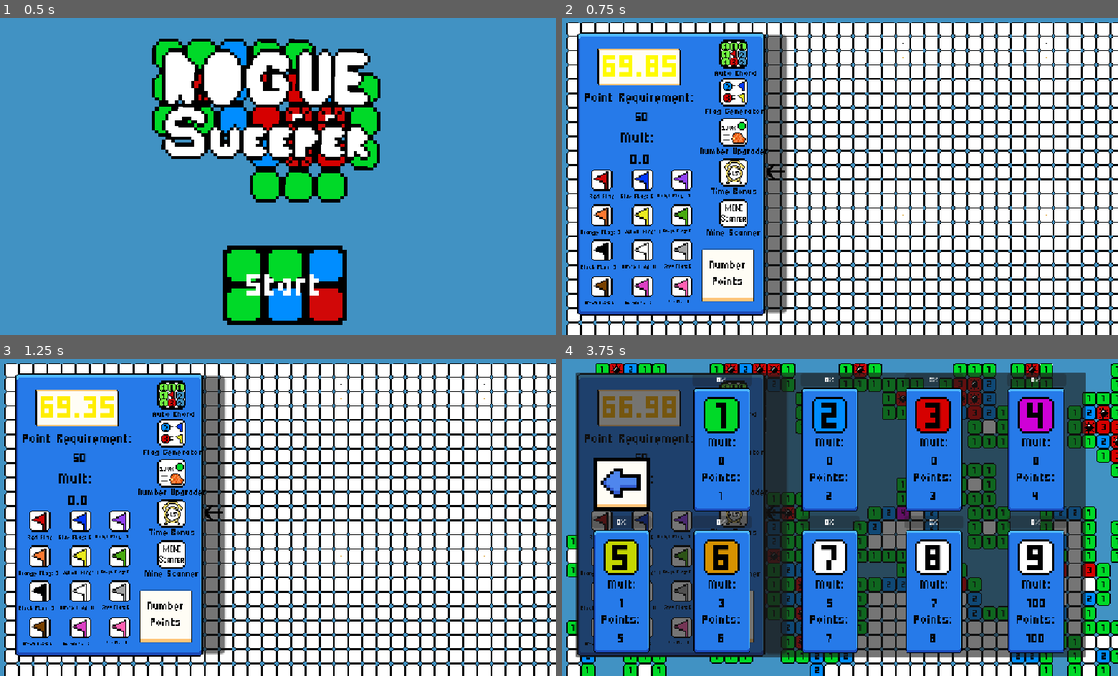
Above: before the commit, frames 1-4 (two rows, left to right).
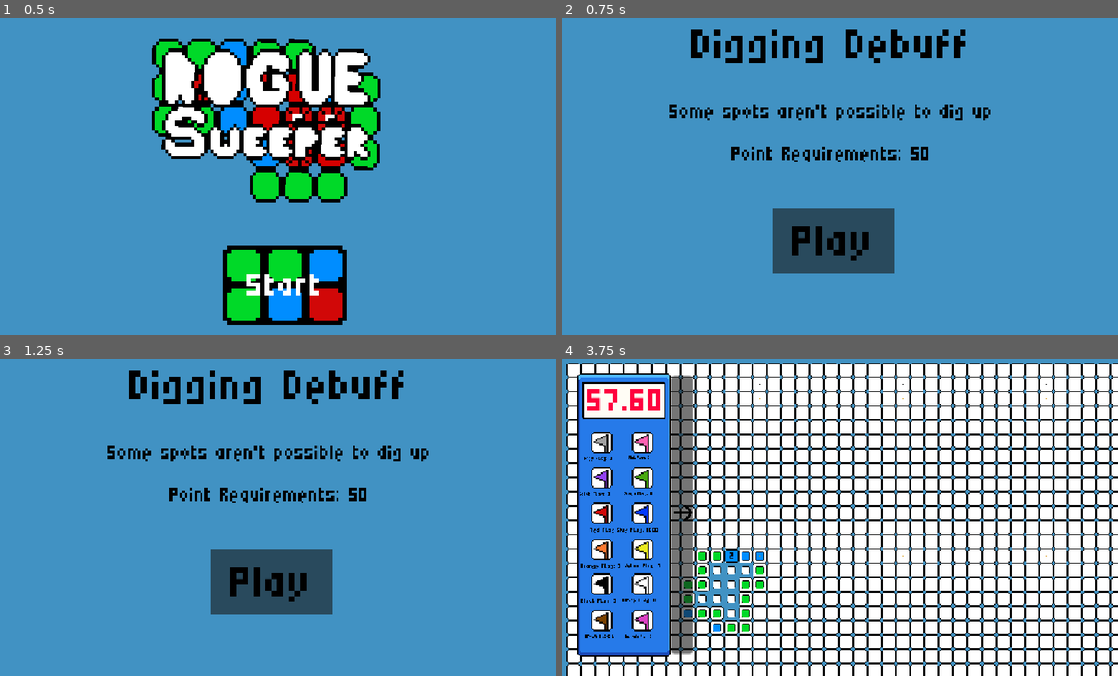
Above: after the commit, the same moments.

Repository: kirchemz/Mogue-Sweeper
Game: Godot game, scene res://World/title_screen.tscn
Two runs of this game, one before a commit and one after it. Both use one fixed random seed, a clock stepped at 60 frames per second and the inputs below.
Inputs (mouse positions are in pixels of both pictures, inside the frame that each line leads up to; where the layout moved, square brackets give the same spot in the first picture):
- Up to frame 1 (0.5 s): no input
- Up to frame 2 (0.75 s): click "Start" at 0.5 s
- Up to frame 3 (1.25 s): no input
- Up to frame 4 (3.75 s): click (834, 580) [773, 514] at 1.25 s; click (773, 514) [684, 514] at 2 s; click (734, 555) at 2.75 s, where only the run before the commit has a clickable "Mine Scanner"; click (728, 615) at 3.52 s

Frame 1 is identical in both runs. In frame 2, 94% of the frame differs, in the area x 0-100%, y 1-100%; in frame 3, 94%; in frame 4, 84%.

Commit message:
Abilities: Double Trouble. Levels: Point b & db, Money b & db, Flag db, Dig db

Diff:
--- a/Abilities.gd
+++ b/Abilities.gd
@@ -36,6 +36,18 @@
 		"price" : 100,
 		"img" : preload("res://Sprites/Mine Scanner.png"),
 		"rarity" : 20
+	},
+	"double_trouble" : {
+		"name" : "Double Trouble",
+		"price" : 100,
+		"img" : preload("res://Sprites/Double Trouble.png"),
+		"rarity" : 20
+	},
+	"money_sweeper" : {
+		"name" : "Money Sweeper",
+		"price" : 100,
+		"img" : preload("res://Sprites/Ability Base.png"),
+		"rarity" : 20
 	}
 }
 
@@ -62,11 +74,11 @@
 }
 
 # All variables relating to abilites
-var auto_chord : bool = true
+var auto_chord : bool = false
 var auto_chord_active : bool = false
-var time_bonus : bool = true
-var flag_generator : bool = true
-var number_upgrader : bool = true
+var time_bonus : bool = false
+var flag_generator : bool = false
+var number_upgrader : bool = false
 var ones_cleared : int = 0
 var twos_cleared : int = 0
 var threes_cleared : int = 0
@@ -76,15 +88,14 @@
 var sevens_cleared : int = 0
 var eights_cleared : int = 0
 var nines_cleared : int = 0
-var mine_scanner : bool = true
-var mine_scanner_level : int = 100
+var mine_scanner : bool = false
+var mine_scanner_level : int = 1
 var mine_lure : bool = false
+var double_trouble : bool = false
+var safe_start : bool = false
+var money_sweeper : bool = false
+var casecade_count : int = 0
 
 func _ready() -> void:
-	ability_one = ability_stock.mine_scanner
-	ability_two = ability_stock.time_bonus
-	ability_three = ability_stock.number_upgrader
-	ability_four = ability_stock.flag_generator
-	ability_five = ability_stock.auto_chord
 	for ability in ability_stock.values():
 		ability_options.append(ability)
--- a/Cell/cell.gd
+++ b/Cell/cell.gd
@@ -20,6 +20,8 @@
 var point_bonus : int = 0
 var find_points : bool = false
 var bombs_around_set : bool = false
+var scanned : bool = false
+var got_points : bool = false
 
 # Funtion to set the cell as a bomb
 func bomb():
@@ -28,6 +30,15 @@
 
 # Runs every frame
 func _process(delta: float) -> void:
+	# Mine Scanner
+	if scanned:
+		if is_bomb:
+			bomb_tex = flag_tex
+			flagged = true
+			is_hidden = true
+		else:
+			flagged = false
+			is_hidden = false
 	# Tells the cell how many points it earns
 	if bombs_around_set:
 		if not find_points:
@@ -35,28 +46,28 @@
 				point_bonus += Globals.ones_points.points
 				mult += Globals.ones_points.mult
 			if bombs_around == 2:
-				point_bonus += Globals.ones_points.points
+				point_bonus += Globals.twos_points.points
 				mult += Globals.twos_points.mult
 			if bombs_around == 3:
-				point_bonus += Globals.ones_points.points
+				point_bonus += Globals.threes_points.points
 				mult += Globals.threes_points.mult
 			if bombs_around == 4:
-				point_bonus += Globals.ones_points.points
+				point_bonus += Globals.fours_points.points
 				mult += Globals.fours_points.mult
 			if bombs_around == 5:
-				point_bonus += Globals.ones_points.points
+				point_bonus += Globals.fives_points.points
 				mult += Globals.fives_points.mult
 			if bombs_around == 6:
-				point_bonus += Globals.ones_points.points
+				point_bonus += Globals.sixes_points.points
 				mult += Globals.sixes_points.mult
 			if bombs_around == 7:
-				point_bonus += Globals.ones_points.points
+				point_bonus += Globals.sevens_points.points
 				mult += Globals.sevens_points.mult
 			if bombs_around == 8:
-				point_bonus += Globals.ones_points.points
+				point_bonus += Globals.eights_points.points
 				mult += Globals.eights_points.mult
 			if bombs_around == 9:
-				point_bonus += Globals.ones_points.points
+				point_bonus += Globals.nines_points.points
 				mult += Globals.nines_points.mult
 			find_points = true
 	# Sets the world
@@ -214,6 +225,7 @@
 # Funtion to find out how many bombs around the cell were flagged - used in point count()
 func flagged_bombs_around():
 	var cell_instance = self
+	scanned = false
 
 	var xc = -1
 	var yc = -1
@@ -240,6 +252,7 @@
 							Globals.point_mult += 1
 						Globals.points += (point_bonus * self_mult)
 						Globals.mult += mult
+						got_points = true
 	if not unflagged_bomb_around() and flag_around() == bombs_around:
 		if Abilities.flag_generator:
 			if bombs_around == 2:
@@ -298,3 +311,12 @@
 				if Abilities.nines_cleared >= 1:
 					Abilities.nines_cleared = 0
 					Globals.upgrade_nines()
+
+func white_out():
+	var white_out_tween = create_tween()
+	white_out_tween.tween_property($Sprite2D2, "modulate:a", 1, 0.4)
+	white_out_tween.play()
+	await white_out_tween.finished
+	var white_out_reverse = create_tween()
+	white_out_reverse.tween_property($Sprite2D2, "modulate:a", 0, 0.4)
+	white_out_reverse.play()
--- a/Cell/cell.tscn
+++ b/Cell/cell.tscn
@@ -3,6 +3,7 @@
 [ext_resource type="Texture2D" uid="uid://b23fm07p45j6g" path="res://Sprites/Cell.png" id="1_37gha"]
 [ext_resource type="Script" uid="uid://bd2nticlmei8x" path="res://Cell/cell.gd" id="1_pf11k"]
 [ext_resource type="FontFile" uid="uid://0vjhpaedikvh" path="res://Misc/Micro5-Regular.ttf" id="3_ycduu"]
+[ext_resource type="Texture2D" uid="uid://drhfi6fb32wn6" path="res://Sprites/White Out Cell.png" id="4_wh31u"]
 
 [sub_resource type="RectangleShape2D" id="RectangleShape2D_0rlat"]
 size = Vector2(16, 16)
@@ -57,5 +58,9 @@
 [node name="CollisionShape2D" type="CollisionShape2D" parent="." unique_id=1656142916]
 shape = SubResource("RectangleShape2D_0rlat")
 
+[node name="Sprite2D2" type="Sprite2D" parent="." unique_id=919471134]
+modulate = Color(1, 1, 1, 0)
+texture = ExtResource("4_wh31u")
+
 [connection signal="mouse_entered" from="." to="." method="_on_mouse_entered"]
 [connection signal="mouse_exited" from="." to="." method="_on_mouse_exited"]
--- a/Globals.gd
+++ b/Globals.gd
@@ -59,27 +59,27 @@
 
 # All flag variables
 var red_flag_active: bool = true
-var blue_flags : int = false
+var blue_flags : int = 1000
 var blue_flag_active : bool = false
-var violet_flags : int = false
+var violet_flags : int = 0
 var violet_flag_active : bool = false
-var orange_flags : int = false
+var orange_flags : int = 0
 var orange_flag_active : bool = false
-var green_flags : int = false
+var green_flags : int = 0
 var green_flag_active : bool = false
-var black_flags : int = false
+var black_flags : int = 0
 var black_flag_active : bool = false
-var white_flags : int = false
+var white_flags : int = 0
 var white_flag_active : bool = false
-var grey_flags : int = false
+var grey_flags : int = 0
 var grey_flag_active : bool = false
-var brown_flags : int = false
+var brown_flags : int = 0
 var brown_flag_active : bool = false
-var yellow_flags : int = false
+var yellow_flags : int = 0
 var yellow_flag_active : bool = false
-var pink_flags : int = false
+var pink_flags : int = 0
 var pink_flag_active : bool = false
-var magenta_flags : int = false
+var magenta_flags : int = 0
 var magenta_flag_active : bool = false
 
 # Funtions for activating one flag and disabling all others
--- /dev/null
+++ b/Levels.gd
@@ -0,0 +1,66 @@
+extends Node
+
+var money_mult : float = 1
+var points_mult : float = 1
+var flags_active : bool = true
+var digging_debuff : bool = false
+var chosen_level
+
+var level_options : Array
+
+var levels : Dictionary = {
+	"money_db" : {
+		"name" : "Money Debuff",
+		"description" : "Currency gained at the end of the round is multiplied by 0.5"
+	},
+	"money_b" : {
+		"name" : "Money Buff",
+		"description" : "Currency gained at the end of the round is multiplied by 1.5"
+	},
+	"point_db" : {
+		"name" : "Point Debuff",
+		"description" : "Total Points gained at the end of the round are multiplied by 0.5"
+	},
+	"point_b" : {
+		"name" : "Point Buff",
+		"description" : "Total Points gained at the end of the round are multiplied by 1.5"
+	},
+	"flag_db" : {
+		"name" : "Flag Debuff",
+		"description" : "All flags other then the red flag are disabled"
+	},
+	"dig_db" : {
+		"name" : "Digging Debuff",
+		"description" : "Some spots aren't possible to dig up"
+	}
+}
+
+func _ready() -> void:
+	level_options = [levels.money_db, levels.money_b, levels.point_db, levels.point_b, levels.flag_db, levels.dig_db]
+
+func choose_level():
+	chosen_level = level_options[randi() % level_options.size()]
+
+func _process(_delta: float) -> void:
+	if not flags_active:
+		Globals.activate_red()
+	if chosen_level == levels.money_db:
+		money_mult = 0.5
+	elif chosen_level == levels.money_b:
+		money_mult = 1.5
+	else:
+		money_mult = 1
+	if chosen_level == levels.point_db:
+		points_mult = 0.5
+	elif chosen_level == levels.point_b:
+		points_mult = 1.5
+	else:
+		points_mult = 1
+	if chosen_level == levels.flag_db:
+		flags_active = false
+	else:
+		flags_active = true
+	if chosen_level == levels.dig_db:
+		digging_debuff = true
+	else:
+		digging_debuff = false
--- /dev/null
+++ b/World/level_selection.gd
@@ -0,0 +1,16 @@
+extends Node2D
+
+var level : Dictionary
+
+func _ready() -> void:
+	Levels.choose_level()
+
+func _process(delta: float) -> void:
+	level = Levels.chosen_level
+	$Label.text = level.name
+	$Label2.text = level.description
+	$Label3.text = "Point Requirements: " + str(Globals.level_requirement)
+
+
+func _on_button_pressed() -> void:
+	get_tree().change_scene_to_file("res://World/world.tscn")
--- /dev/null
+++ b/World/level_selection.tscn
@@ -0,0 +1,52 @@
+[gd_scene format=3 uid="uid://dkv3nmf74smar"]
+
+[ext_resource type="FontFile" uid="uid://0vjhpaedikvh" path="res://Misc/Micro5-Regular.ttf" id="1_dfuv8"]
+[ext_resource type="Script" uid="uid://c0410f2mgqjke" path="res://World/level_selection.gd" id="1_rrkg4"]
+
+[node name="Level Selection" type="Node2D" unique_id=101460984]
+script = ExtResource("1_rrkg4")
+
+[node name="Label" type="Label" parent="." unique_id=264821934]
+offset_right = 5434.0107
+offset_bottom = 597.0
+scale = Vector2(0.2119981, 0.21107033)
+theme_override_colors/font_color = Color(0, 0, 0, 1)
+theme_override_fonts/font = ExtResource("1_dfuv8")
+theme_override_font_sizes/font_size = 596
+text = "Point Debuff"
+horizontal_alignment = 1
+
+[node name="Label2" type="Label" parent="." unique_id=1255276944]
+offset_top = 170.0
+offset_right = 12286.766
+offset_bottom = 767.0
+scale = Vector2(0.09375943, 0.09334911)
+theme_override_colors/font_color = Color(0, 0, 0, 1)
+theme_override_fonts/font = ExtResource("1_dfuv8")
+theme_override_font_sizes/font_size = 596
+text = "Total Points are multiplied by 0.5"
+horizontal_alignment = 1
+
+[node name="Label3" type="Label" parent="." unique_id=1007748860]
+offset_top = 255.0
+offset_right = 12286.766
+offset_bottom = 852.0
+scale = Vector2(0.09375943, 0.09334911)
+theme_override_colors/font_color = Color(0, 0, 0, 1)
+theme_override_fonts/font = ExtResource("1_dfuv8")
+theme_override_font_sizes/font_size = 596
+text = "Points Required 50"
+horizontal_alignment = 1
+
+[node name="Button" type="Button" parent="." unique_id=1702463655]
+offset_left = 457.99997
+offset_top = 394.00006
+offset_right = 1915.7102
+offset_bottom = 1172.0
+scale = Vector2(0.16738583, 0.16738583)
+theme_override_colors/font_color = Color(0, 0, 0, 1)
+theme_override_fonts/font = ExtResource("1_dfuv8")
+theme_override_font_sizes/font_size = 769
+text = "Play"
+
+[connection signal="pressed" from="Button" to="." method="_on_button_pressed"]
--- a/World/shop.gd
+++ b/World/shop.gd
@@ -242,8 +242,8 @@
 	$"Extra Three/Label".text = extra_three.name
 
 func _on_texture_button_pressed() -> void:
-	Globals.level_requirement += 50
-	get_tree().change_scene_to_file("res://World/world.tscn")
+	Globals.level_requirement *= 2
+	get_tree().change_scene_to_file("res://World/level_selection.tscn")
 
 func _on_ability_one_pressed() -> void:
 	if Globals.currency >= ability_one.price:
@@ -270,6 +270,12 @@
 				Abilities.flag_generator = true
 			if ability_one == Abilities.ability_stock.number_upgrader:
 				Abilities.number_upgrader = true
+			if ability_one == Abilities.ability_stock.mine_scanner:
+				Abilities.mine_scanner = true
+			if ability_one == Abilities.ability_stock.double_trouble:
+				Abilities.double_trouble = true
+			if ability_one == Abilities.ability_stock.money_sweeper:
+				Abilities.money_sweeper = true
 			Abilities.current_abilities.append(ability_one)
 			$"Ability One".queue_free()
 
@@ -298,6 +304,12 @@
 				Abilities.flag_generator = true
 			if ability_two == Abilities.ability_stock.number_upgrader:
 				Abilities.number_upgrader = true
+			if ability_two == Abilities.ability_stock.mine_scanner:
+				Abilities.mine_scanner = true
+			if ability_two == Abilities.ability_stock.double_trouble:
+				Abilities.double_trouble = true
+			if ability_two == Abilities.ability_stock.money_sweeper:
+				Abilities.money_sweeper = true
 			Abilities.current_abilities.append(ability_two)
 			$"Ability Two".queue_free()
 
@@ -326,6 +338,12 @@
 				Abilities.flag_generator = true
 			if ability_three == Abilities.ability_stock.number_upgrader:
 				Abilities.number_upgrader = true
+			if ability_three == Abilities.ability_stock.mine_scanner:
+				Abilities.mine_scanner = true
+			if ability_three == Abilities.ability_stock.double_trouble:
+				Abilities.double_trouble = true
+			if ability_three == Abilities.ability_stock.money_sweeper:
+				Abilities.money_sweeper = true
 			Abilities.current_abilities.append(ability_three)
 			$"Ability Three".queue_free()
 
--- a/World/title_screen.gd
+++ b/World/title_screen.gd
@@ -23,4 +23,4 @@
 
 
 func _on_texture_button_pressed() -> void:
-	get_tree().change_scene_to_file("res://World/world.tscn")
+	get_tree().change_scene_to_file("res://World/level_selection.tscn")
--- a/World/world.gd
+++ b/World/world.gd
@@ -28,12 +28,13 @@
 
 # Runs once as soon as the scene starts
 func _ready() -> void:
+	# Sets BG color
+	RenderingServer.set_default_clear_color(Color(0.255, 0.573, 0.765, 1.0))
+
 	# Time Bonus
 	if Abilities.time_bonus:
 		time_bonus += Abilities.ability_stock.time_bonus.time
 	$Timer.start($Timer.wait_time + time_bonus)
-	# Sets BG color
-	RenderingServer.set_default_clear_color(Color(0.255, 0.573, 0.765, 1.0))
 
 	# Creates the map
 	start_map()
@@ -179,6 +180,12 @@
 		$"Camera2D/Flag 10".visible = false
 		$"Camera2D/Flag 11".visible = false
 		$"Camera2D/Flag 12".visible = false
+		for y in map:
+			for x in y:
+				if is_instance_valid(x):
+					if x.got_points:
+						x.white_out()
+		await get_tree().create_timer(2).timeout
 
 	# Update the name and image of ability buttons
 	$"Camera2D/Ability 1/Label".text = Abilities.ability_one.name
@@ -226,6 +233,10 @@
 		else:
 			if not cells_set:
 				set_cells()
+	# Mine Scanner Input
+	if is_instance_valid(target_cell) and Input.is_action_just_pressed("Mine Scanner") and Abilities.mine_scanner:
+		mine_scanner_clicked = true
+		mine_scanner_placed = true
 
 	# Digging, Flagging, and Chording Inputs
 	if is_instance_valid(target_cell) and Input.is_action_pressed("Dig") and Input.is_action_pressed("Flag") and not mouse_over_menu:
@@ -246,52 +257,53 @@
 					game_over()
 	if is_instance_valid(target_cell) and Input.is_action_just_pressed("Flag") and not Input.is_action_just_pressed("Dig") and not mouse_over_menu:
 		if target_cell.is_hidden and not target_cell.flagged and flags_remaining > 0:
-			if Globals.red_flag_active:
-				target_cell.flag_type = "Red"
-				target_cell.flag_tex = preload("res://Sprites/Red Flag.png")
-			if Globals.blue_flag_active:
-				if Globals.blue_flags > 0:
-					target_cell.flag_type = "Blue"
-					target_cell.flag_tex = preload("res://Sprites/Blue Flag.png")
-					Globals.blue_flags -= 1
-				else:
-					Globals.activate_red()
-			if Globals.violet_flag_active:
-				target_cell.flag_type = "Purple"
-				target_cell.flag_tex = preload("res://Sprites/Purple Flag.png")
-				Globals.violet_flags -= 1
-			if Globals.pink_flag_active:
-				target_cell.flag_type = "Pink"
-				target_cell.flag_tex = preload("res://Sprites/Pink Flag.png")
-			if Globals.green_flag_active:
-				target_cell.flag_type = "Green"
-				target_cell.flag_tex = preload("res://Sprites/Green Flag.png")
-			if Globals.yellow_flag_active:
-				if Globals.yellow_flags > 0:
-					Globals.mult += 1
-					target_cell.flag_type = "Yellow"
-					target_cell.flag_tex = preload("res://Sprites/Yellow Flag.png")
-					Globals.yellow_flags -= 1
-				else:
-					Globals.activate_red()
-			if Globals.orange_flag_active:
-				target_cell.flag_type = "Orange"
-				target_cell.flag_tex = preload("res://Sprites/Orange Flag.png")
-			if Globals.magenta_flag_active:
-				target_cell.flag_type = "Magenta"
-				target_cell.flag_tex = preload("res://Sprites/Magenta Flag.png")
-			if Globals.black_flag_active:
-				target_cell.flag_type = "Black"
-				target_cell.flag_tex = preload("res://Sprites/Black Flag.png")
-			if Globals.white_flag_active:
-				target_cell.flag_type = "White"
-				target_cell.flag_tex = preload("res://Sprites/White Flag.png")
-			if Globals.grey_flag_active:
-				target_cell.flag_type = "Grey"
-				target_cell.flag_tex = preload("res://Sprites/Grey Flag.png")
-			if Globals.brown_flag_active:
-				target_cell.flag_type = "Brown"
-				target_cell.flag_tex = preload("res://Sprites/Brown Flag.png")
+			if Levels.flags_active:
+				if Globals.red_flag_active:
+					target_cell.flag_type = "Red"
+					target_cell.flag_tex = preload("res://Sprites/Red Flag.png")
+				if Globals.blue_flag_active:
+					if Globals.blue_flags > 0:
+						target_cell.flag_type = "Blue"
+						target_cell.flag_tex = preload("res://Sprites/Blue Flag.png")
+						Globals.blue_flags -= 1
+					else:
+						Globals.activate_red()
+				if Globals.violet_flag_active:
+					target_cell.flag_type = "Purple"
+					target_cell.flag_tex = preload("res://Sprites/Purple Flag.png")
+					Globals.violet_flags -= 1
+				if Globals.pink_flag_active:
+					target_cell.flag_type = "Pink"
+					target_cell.flag_tex = preload("res://Sprites/Pink Flag.png")
+				if Globals.green_flag_active:
+					target_cell.flag_type = "Green"
+					target_cell.flag_tex = preload("res://Sprites/Green Flag.png")
+				if Globals.yellow_flag_active:
+					if Globals.yellow_flags > 0:
+						Globals.mult += 1
+						target_cell.flag_type = "Yellow"
+						target_cell.flag_tex = preload("res://Sprites/Yellow Flag.png")
+						Globals.yellow_flags -= 1
+					else:
+						Globals.activate_red()
+				if Globals.orange_flag_active:
+					target_cell.flag_type = "Orange"
+					target_cell.flag_tex = preload("res://Sprites/Orange Flag.png")
+				if Globals.magenta_flag_active:
+					target_cell.flag_type = "Magenta"
+					target_cell.flag_tex = preload("res://Sprites/Magenta Flag.png")
+				if Globals.black_flag_active:
+					target_cell.flag_type = "Black"
+					target_cell.flag_tex = preload("res://Sprites/Black Flag.png")
+				if Globals.white_flag_active:
+					target_cell.flag_type = "White"
+					target_cell.flag_tex = preload("res://Sprites/White Flag.png")
+				if Globals.grey_flag_active:
+					target_cell.flag_type = "Grey"
+					target_cell.flag_tex = preload("res://Sprites/Grey Flag.png")
+				if Globals.brown_flag_active:
+					target_cell.flag_type = "Brown"
+					target_cell.flag_tex = preload("res://Sprites/Brown Flag.png")
 			target_cell.flagged = true
 			flags_remaining -= 1
 			if Abilities.auto_chord_active:
@@ -366,6 +378,11 @@
 					if not cell_instance.unflagged_bomb_around() and neighbor.is_bomb:
 						neighbor.is_hidden = true
 					if neighbor.bombs_around == 0 and not neighbor.is_bomb:
+						if Abilities.money_sweeper:
+							Abilities.casecade_count += 1
+							if Abilities.casecade_count >= 4:
+								Abilities.casecade_count = 0
+								Globals.currency +=1
 						unhide_cells(neighbor)
 
 # Mine Scanner
@@ -374,7 +391,7 @@
 	if cell_instance.unhide_neighbors:
 		return
 	cell_instance.unhide_neighbors = true
-	cell_instance.is_hidden = false
+	cell_instance.scanned = true
 
 	var xc = -1
 	var yc = -1
@@ -394,15 +411,14 @@
 			if check_x >= 0 and check_x < map_width and check_y >= 0 and check_y < map_height:
 				var neighbor = map[check_x][check_y]
 				if is_instance_valid(neighbor) and neighbor.is_hidden:
-					neighbor.is_hidden = false
+					neighbor.scanned = true
 					if neighbor.is_bomb:
 						neighbor.flag_type = "Red"
 						neighbor.flag_tex = preload("res://Sprites/Red Flag.png")
 						neighbor.is_hidden = true
 						neighbor.flagged = true
 					if repeats > 0:
-						repeats -= 1
-						unhide_scan_neighbors(neighbor, repeats)
+						unhide_scan_neighbors(neighbor, repeats - 1)
 					if neighbor.bombs_around == 0 and not neighbor.is_bomb:
 						unhide_cells(neighbor)
 
@@ -430,17 +446,17 @@
 			if check_x >= 0 and check_x < map_width and check_y >= 0 and check_y < map_height:
 				var neighbor = map[check_x][check_y]
 				if is_instance_valid(neighbor) and neighbor.is_hidden:
-					neighbor.is_hidden = false
+					neighbor.scanned = true
 					if neighbor.is_bomb:
 						neighbor.flag_type = "Red"
 						neighbor.flag_tex = preload("res://Sprites/Red Flag.png")
 						neighbor.is_hidden = true
 						neighbor.flagged = true
 					if repeats > 0:
-						repeats -= 1
-						unhide_scan_neighbors(neighbor, repeats)
+						unhide_scan_neighbors(neighbor, repeats - 1)
 					if neighbor.bombs_around == 0 and not neighbor.is_bomb:
 						unhide_cells(neighbor)
+
 # Function to use the ability "Auto Chording"
 func auto_chord(cell_instance):
 	if not cell_instance.is_bomb:
@@ -511,14 +527,18 @@
 		for x in y:
 			if is_instance_valid(x):
 				x.flagged_bombs_around()
+				if Abilities.double_trouble:
+					if x.bombs_around == 2:
+						x.flagged_bombs_around()
 	Globals.points *= Globals.point_mult
 	Globals.total_points = Globals.points * (Globals.mult + 1)
+	Globals.currency += round(Globals.total_points * Levels.money_mult)
+	Globals.total_points *= Levels.points_mult
 	$Camera2D/Points.text = "Points: " + str(Globals.points) + "
 	" + "X" + "
 	" + "Mult:" + str(Globals.mult + 1) + "
 	" + "=" + "
 	" + str(Globals.total_points)
-	Globals.currency += round(Globals.total_points)
 
 # Makes it so when you click in the menu it doesn't dig up any cells behind the menu
 func _on_main_menu_mouse_entered() -> void:
--- a/World/world.tscn
+++ b/World/world.tscn
@@ -632,6 +632,7 @@
 scale = Vector2(1.8282888, 1.8282888)
 pivot_offset = Vector2(32, 32)
 script = ExtResource("21_dqu5g")
+metadata/_edit_use_anchors_ = true
 
 [node name="NinePatchRect" type="NinePatchRect" parent="Camera2D/Number Points" unique_id=714665560]
 layout_mode = 0
@@ -644,6 +645,7 @@
 patch_margin_top = 1
 patch_margin_right = 1
 patch_margin_bottom = 4
+metadata/_edit_use_anchors_ = true
 
 [node name="Label" type="Label" parent="Camera2D/Number Points/NinePatchRect" unique_id=261635607]
 layout_mode = 0
@@ -658,6 +660,7 @@
 Points"
 horizontal_alignment = 1
 vertical_alignment = 1
+metadata/_edit_use_anchors_ = true
 
 [node name="Number Points UI" parent="Camera2D" unique_id=463320316 instance=ExtResource("23_o6lw0")]
 visible = false
--- a/project.godot
+++ b/project.godot
@@ -20,6 +20,7 @@
 
 Globals="*uid://cdxnn7k5uickl"
 Abilities="*uid://bejto0pb45xai"
+Levels="*uid://cxx01spdoybrq"
 
 [display]
 
@@ -53,7 +54,7 @@
 "events": [Object(InputEventMouseButton,"resource_local_to_scene":false,"resource_name":"","device":-1,"window_id":0,"a …(258 unchanged characters)…
 ]
 }
-Test={
+"Mine Scanner"={
 "deadzone": 0.2,
 "events": [Object(InputEventKey,"resource_local_to_scene":false,"resource_name":"","device":-1,"window_id":0,"alt_press …(191 unchanged characters)…
 ]
Not shown, added: Levels.gd.uid
Binary file added: Sprites/Double Trouble.png
Not shown, added: Sprites/Double Trouble.png.import
Binary file added: Sprites/White Out Cell.png
Not shown, added: Sprites/White Out Cell.png.import
Not shown, added: World/level_selection.gd.uid
Not shown: 1 places in World/world.tscn that only renumber resources
